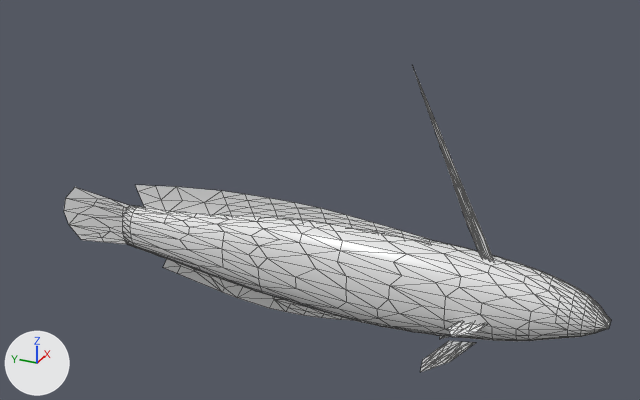
Before and after pictures for a commit that changed the glTF model apps/web/public/assets/fish/firefish/lod1.glb.
Camera for both pictures: a camera (50 mm lens) standing at (-0.0913, -0.0374, 0.0547) and looking at (0.0013, 0.0043, 0.0084). Arrows for +X, +Y and +Z are at lower left; the lights stay in place. The picture after the commit comes second. Mesh edges are drawn as thin lines.

Script lines for the objects in view, before the commit:
```python
me_firefish = bpy.data.meshes.new('firefish')
me_firefish.from_pydata(...)  # 731 vertices, 1306 faces; spans x -0.0065..0.0065, y -0.0321..0.0446, z -0.0096..0.0276
me_firefish.materials.append(mat_firefish)  # its picture is missing
ob_firefish = bpy.data.objects.new('firefish', me_firefish)
ob_firefish.location = (0.0, 0.0, 0.0)
```
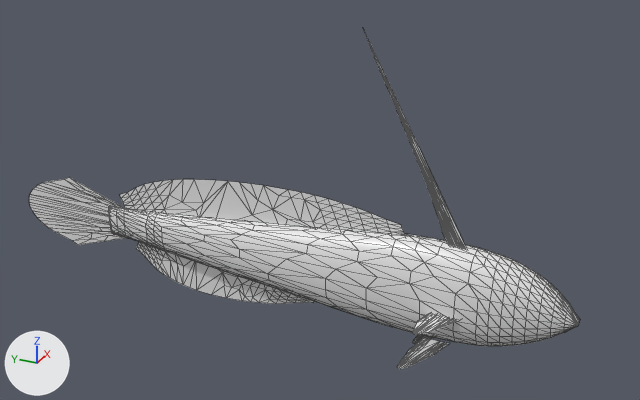
What the commit changed:
me_firefish is used by ob_firefish; location (0.0, 0.0, 0.0).
me_firefish had 731 vertices, 1306 faces and spanned x -0.0065..0.0065, y -0.0321..0.0446, z -0.0096..0.0276.
me_firefish now has 1055 vertices, 1843 faces and spans x -0.0065..0.0065, y -0.0288..0.0508, z -0.0106..0.0311.
me_firefish part 1: the loose piece of 435 vertices spanning x -0.0045..0.0045, y -0.0321..0.0329, z -0.0063..0.0061 is rebuilt with 539 vertices and now spans x -0.0034..0.0034, y -0.0288..0.0362, z -0.0065..0.0066.
me_firefish part 2: the loose piece of 67 vertices spanning x 0.0, y -0.0113..0.0314, z 0.0016..0.0081 is rebuilt with 112 vertices and now spans x 0.0, y -0.008..0.0342, z 0.0009..0.0097.
me_firefish part 3: the loose piece of 50 vertices spanning x 0.0, y -0.0029..0.028, z -0.0084..-0.0027 is rebuilt with 111 vertices and now spans x 0.0, y 0.0037..0.0323, z -0.0085..-0.0013.
me_firefish part 4: the loose piece of 43 vertices spanning x 0.0, y -0.0191..-0.0074, z 0.0042..0.0276 is rebuilt with 68 vertices and now spans x 0.0, y -0.0158..-0.0015, z 0.0051..0.0311.
me_firefish part 5: the loose piece of 30 vertices spanning x 0.0, y 0.0316..0.0446, z -0.0045..0.0039 is rebuilt with 50 vertices and now spans x 0.0, y 0.0329..0.0508, z -0.0055..0.0053.
me_firefish part 6: a new loose piece of 45 vertices spanning x 0.0021..0.003, y -0.0145..-0.0082, z -0.0106..-0.0057, in mat_firefish (its picture is missing).
me_firefish part 7: a new loose piece of 43 vertices spanning x -0.003..-0.0021, y -0.0145..-0.0082, z -0.0106..-0.0057, in mat_firefish (its picture is missing).
me_firefish part 8: a new loose piece of 43 vertices spanning x -0.0065..-0.0021, y -0.0165..-0.011, z -0.0027..-0.0012, in mat_firefish (its picture is missing).
me_firefish part 9: the loose piece of 31 vertices spanning x -0.004..-0.0029, y -0.0178..-0.0115, z -0.0096..-0.0043 is deleted.
Part 10, on me_firefish:
45 vertices are removed from x -0.0065..0.0065, y -0.0198..-0.015, z -0.0018..-0.0005.
65 faces are deleted.
Other edits to the shape of me_firefish do not show in these pictures.

Where the change shows, as pixel boxes [x1, y1, x2, y2] in the pictures (640 x 400 px):
'firefish', reshaped (12% taller)
    before: [64, 68, 611, 372]
    after: [29, 29, 580, 369]
part 1 of me_firefish, rebuilt
    before: [122, 205, 611, 341]
    after: [108, 206, 580, 346]
part 2 of me_firefish, rebuilt
    before: [135, 185, 431, 244]
    after: [120, 179, 405, 236]
part 3 of me_firefish, rebuilt
    before: [163, 259, 350, 320]
    after: [136, 242, 314, 304]
part 4 of me_firefish, rebuilt (27% wider, 13% taller)
    before: [413, 68, 494, 260]
    after: [363, 29, 466, 247]
part 5 of me_firefish, rebuilt (42% wider, 19% taller)
    before: [64, 187, 132, 244]
    after: [29, 177, 126, 245]
part 6 of me_firefish, added (mostly hidden)
    after: [413, 334, 435, 344]
part 7 of me_firefish, added
    after: [397, 338, 450, 369]
part 8 of me_firefish, added
    after: [413, 314, 458, 334]
part 9 of me_firefish, deleted
    before: [420, 341, 475, 372]
part 10 of me_firefish, deleted
    before: [448, 322, 486, 337]
